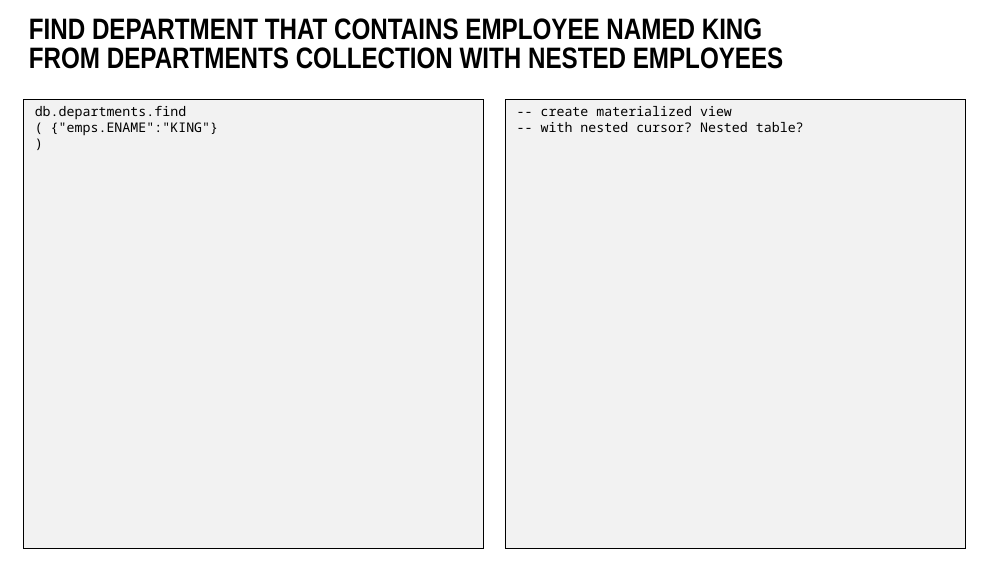
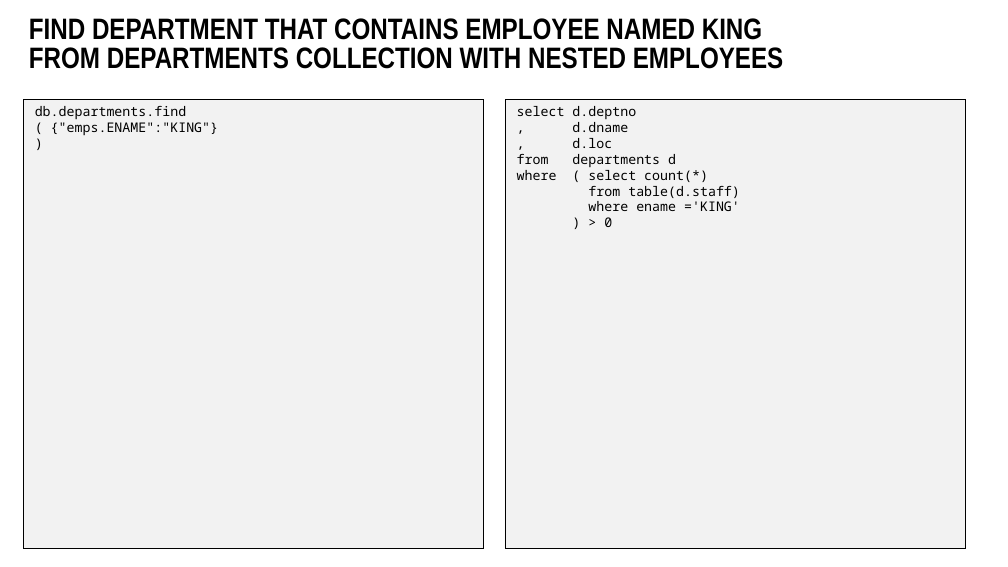
Before and after one commit to lucasjellema/sig-nosql-mongodb, a slide deck: slide 21 of mongodb-find-agg-vs-oracle-sql.pptx. Drawn at 1008x567 pixels with LibreOffice and Linux fonts; fonts in the diff are those of the drawing; background and template pictures are left out. Boxes give left, top, right and bottom in pixels: in the first picture for what was removed or moved away, otherwise in the second. Text is boxed around its words. In the diff, an @@ line names an element or a change of style, - is before the commit and + after.

Commit message:
Adding nested table and materialized view

```diff
--- a/mongodb-find-agg-vs-oracle-sql.pptx
+++ b/mongodb-find-agg-vs-oracle-sql.pptx
@@ text at (517,106,740,227): text changed @@
--- create materialized view
--- with nested cursor? Nested table?
+select d.deptno
+, d.dname
+, d.loc
+from departments d
+where ( select count(*)
+from table(d.staff)
+where ename ='KING'
+) > 0
```
Also in this commit, not shown: 7 other slides changed, 1 other file.
